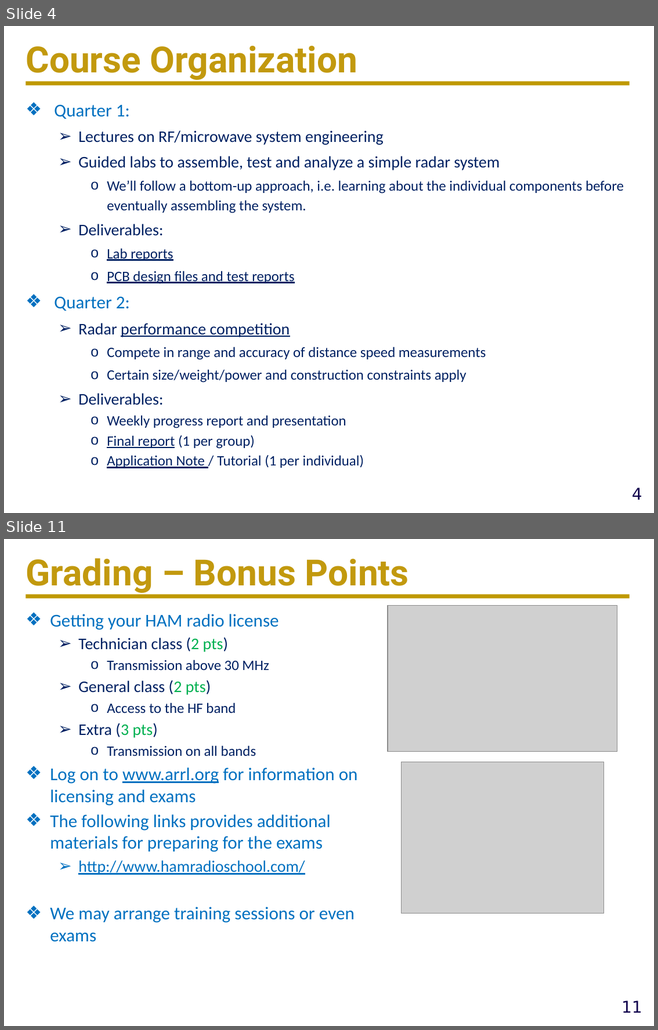
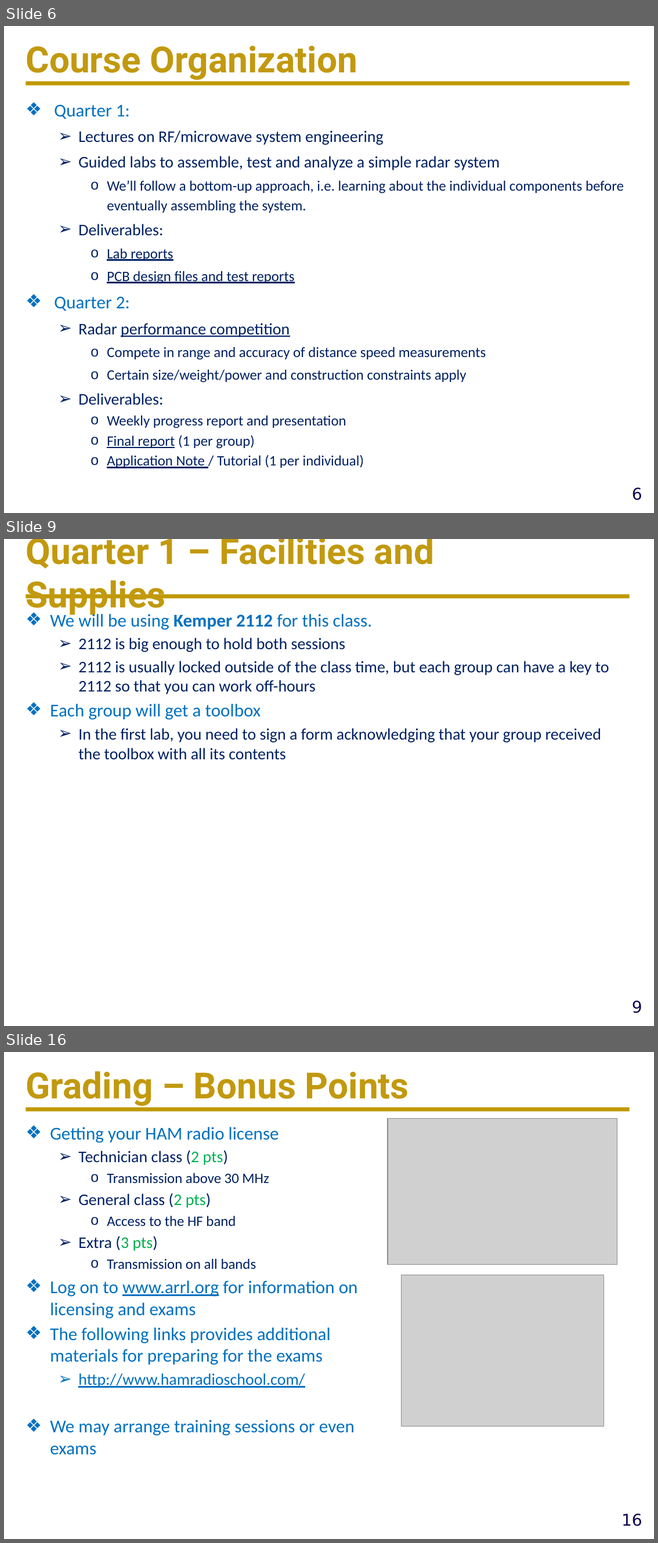
Before and after one commit to ucdart/UCD-EEC134, a slide deck: lectures/lec0/Lec0-CourseMechanisms.pptx. Shown one above the other, each under a label of ours: slides 4 and 11 before the commit, slides 6, 9 and 16 after it; the slides between them are not shown. The pictures are 658x1030 and 658x1543 pixels, drawn with LibreOffice and Linux fonts; fonts in the diff are those of the drawing; grey boxes stand for pictures; background and template pictures are left out. Boxes give left, top, right and bottom in pixels: in the first picture for what was removed or moved away, otherwise in the second. Text is boxed around its words. In the diff, an @@ line names an element or a change of style, - is before the commit and + after.

```diff
--- a/lectures/lec0/Lec0-CourseMechanisms.pptx
+++ b/lectures/lec0/Lec0-CourseMechanisms.pptx
@@ slide 9 added at [4,539,654,1026], background #FFFFFF; not listed: 2 template elements that a slide beside it also shows @@
@@ title added at [25,539,434,616], 40 pt, text #C2990E, bold @@
+Quarter 1 – Facilities and Supplies
@@ text added at [50,611,609,760], 18 pt, text #002062 @@
+❖ We will be using Kemper 2112 for this class.
+  ➢ 2112 is big enough to hold both sessions
+  ➢ 2112 is usually locked outside of the class time, but each group can have a key to 2112 so that you can work off-hours
+❖ Each group will get a toolbox
+  ➢ In the first lab, you need to sign a form acknowledging that your group received the toolbox with all its contents
@@ what was slide 4 is now slide 6 @@
@@ page number at [632,488,642,500]: text changed @@
-4
+6
@@ what was slide 11 is now slide 16 @@
@@ page number at [621,1514,642,1526]: text changed @@
-11
+16
```
Also in this commit, not shown: 8 slides changed, 4 other slides added, 4 other files.
